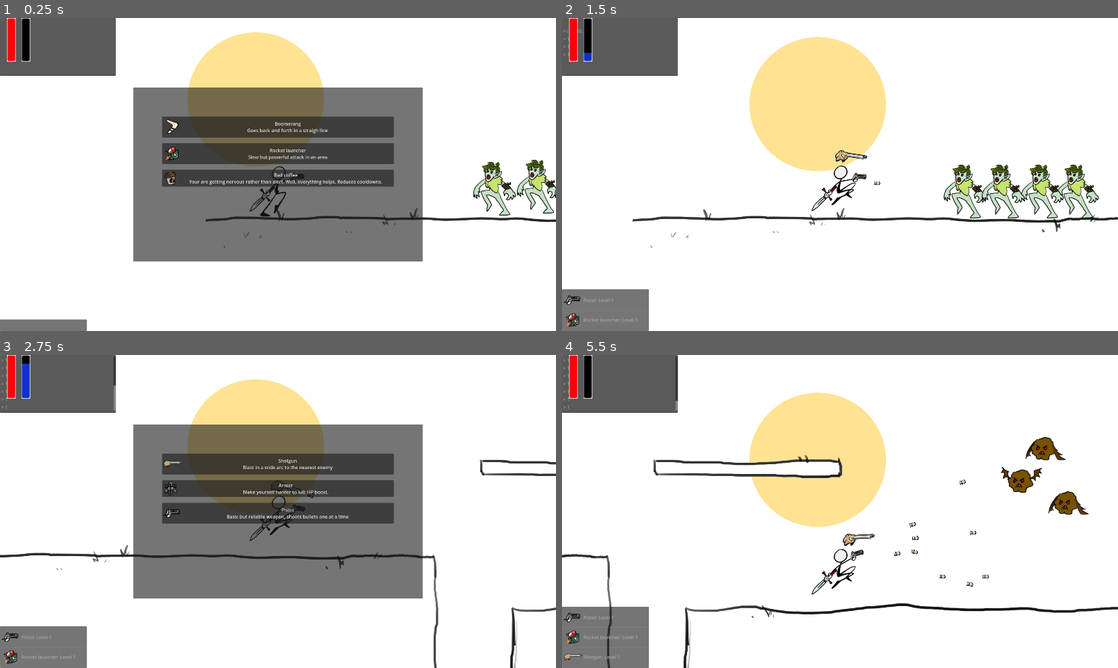
Above: before the commit, frames 1-4 (two rows, left to right).
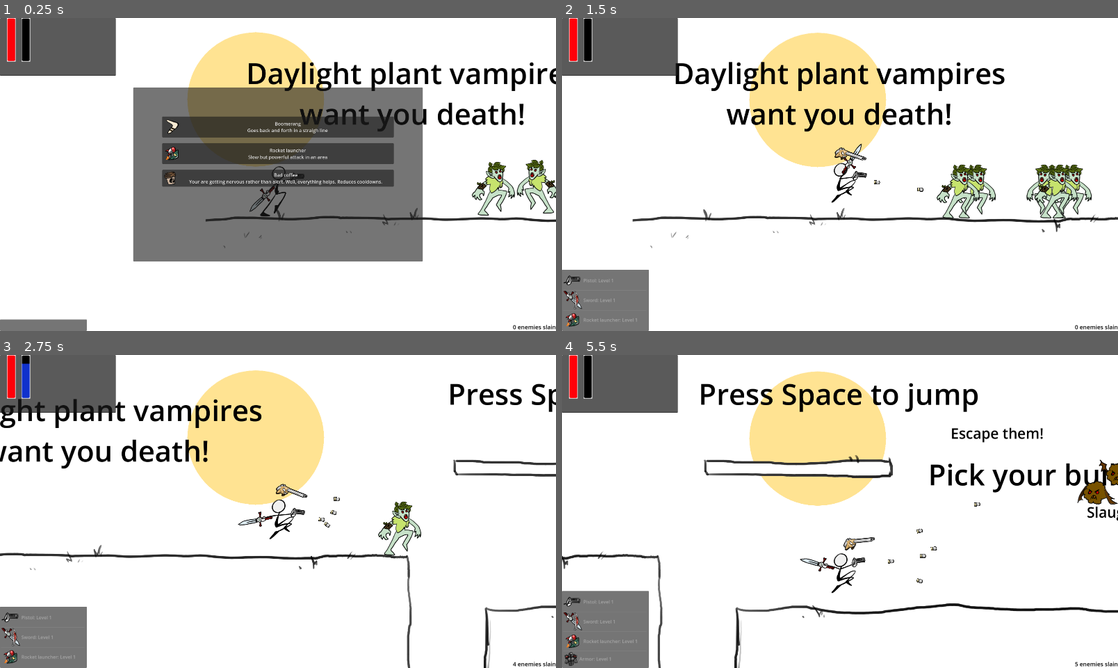
Above: after the commit, the same moments.

Repository: ricargoes/green-dusk
Game: Godot game, scene res://scenes/game.tscn
The game is run twice, just before and just after one commit, with the same random seed, the same clock (stepped at 60 frames per second) and the same inputs. The engine's default icon, where the game draws it, is replaced by a stand-in: a white triangle on a blue panel in a dark square.
Inputs (mouse positions are in pixels of both pictures, inside the frame that each line leads up to):
- Up to frame 1 (0.25 s): no input
- Up to frame 2 (1.5 s): click "Rocket launcher Slow but powe…" at 0.5 s; tap Space (jump) at 1.25 s; hold Space (jump) from 1.28 s (still down)
- Up to frame 3 (2.75 s): release Space (jump) at 2.03 s; tap Space (jump) at 2.1, 2.27, 2.57 s
- Up to frame 4 (5.5 s): click (840, 464) at 2.75 s, where only the run before the commit has a clickable "Shotgun Blast in a wide arc t…"; click (840, 489) at 3.5 s, where only the run after the commit has a clickable "Armor Make yourself harder to…"; tap Space (jump) at 4.25, 5.1, 5.27 s; hold Space (jump) 4.28-5.03 s

The runs differ from the first frame. In frame 1, 3.3% of the frame differs, in the area x 44-100%, y 14-100%; in frame 2, 8.1%; in frame 3, 34%, in the area x 0-100%, y 0-100%; in frame 4, 12%.

Commit message:
sword weapon included and PlayerSight limit

Diff:
--- a/scenes/bullet.gd
+++ b/scenes/bullet.gd
@@ -26,8 +26,6 @@
 	rotation = orientation
 	time_left = bullet_lifetime
 
-	OnScreenTerminal.log(time_left)
-
 func _process(delta: float) -> void:
 	var collision = move_and_collide(velocity*delta)
 	if collision:
--- /dev/null
+++ b/scenes/enemies/basic_enemy.gd
@@ -0,0 +1,13 @@
+extends Enemy
+
+@export
+var speed: int = 200
+
+func _on_reasses_dir_cooldown_timeout() -> void:
+	randomize()
+	var dir = (randi() % 2 - 0.5)*2
+	velocity.x = speed*dir
+	$Sprite2D.scale.x = 1 if dir < 0 else -1
+
+func _custom_entry_behaviour():
+	_on_reasses_dir_cooldown_timeout()
--- a/scenes/enemies/basic_enemy.tscn
+++ b/scenes/enemies/basic_enemy.tscn
@@ -1,7 +1,8 @@
-[gd_scene load_steps=6 format=3 uid="uid://cv5x51jwgqxsq"]
+[gd_scene load_steps=7 format=3 uid="uid://cv5x51jwgqxsq"]
 
 [ext_resource type="PackedScene" uid="uid://csfarad5ilhw6" path="res://scenes/enemies/enermy.tscn" id="1_8tfco"]
 [ext_resource type="Texture2D" uid="uid://booq2ffceqwgc" path="res://resources/sprites/enemies/baseEnemy1.png" id="2_2smkd"]
+[ext_resource type="Script" path="res://scenes/enemies/basic_enemy.gd" id="2_cxugm"]
 [ext_resource type="Texture2D" uid="uid://cfyok2k0wo6r7" path="res://resources/sprites/enemies/baseEnemy2.png" id="3_cuomi"]
 
 [sub_resource type="SpriteFrames" id="SpriteFrames_wio7a"]
@@ -22,6 +23,8 @@
 size = Vector2(131, 186)
 
 [node name="BasicEnemy" instance=ExtResource("1_8tfco")]
+script = ExtResource("2_cxugm")
+speed = 200
 
 [node name="Sprite2D" parent="." index="0"]
 sprite_frames = SubResource("SpriteFrames_wio7a")
@@ -30,3 +33,10 @@
 [node name="CollisionShape2D" parent="." index="1"]
 position = Vector2(-1.5, 0)
 shape = SubResource("RectangleShape2D_tj310")
+
+[node name="ReassesDirCooldown" type="Timer" parent="." index="3"]
+wait_time = 0.5
+one_shot = true
+autostart = true
+
+[connection signal="timeout" from="ReassesDirCooldown" to="." method="_on_reasses_dir_cooldown_timeout"]
--- a/scenes/enemies/enermy.gd
+++ b/scenes/enemies/enermy.gd
@@ -7,7 +7,7 @@
 @export
 var max_life_points: float = 20.0
 @export
-var contact_dps: float = 50.0
+var contact_dps: float = 5.0
 
 var dead: bool = true
 
@@ -22,6 +22,10 @@
 func _enter_tree():
 	life_points = max_life_points
 	dead = false
+	_custom_entry_behaviour()
+
+func _custom_entry_behaviour():
+	pass
 
 func _process(delta: float) -> void:
 	if not is_on_floor():
@@ -33,7 +37,7 @@
 
 func fall_check():
 	if global_position.y > GameConstants.DEATH_GLOBAL_Y_POSITION:
-		die()
+		shelf()
 
 func contact_attack(delta: float):
 	for body in $ContactDamageArea.get_overlapping_bodies():
@@ -49,5 +53,8 @@
 
 func die():
 	defeated.emit(self)
+	shelf()
+
+func shelf():
 	dead = true
 	PoolManager.shelf_instance(self)
--- a/scenes/enemies/flying_enemy.gd
+++ b/scenes/enemies/flying_enemy.gd
@@ -7,7 +7,7 @@
 @export
 var wander_speed := Vector2(-300, 200)
 @export
-var attack_speed: float = 300
+var attack_speed: float = 600
 @export
 var attack_range: int = 500
 
@@ -16,6 +16,7 @@
 	var distance_to_hero = hero.global_position - global_position
 	if distance_to_hero.length() < attack_range:
 		velocity = distance_to_hero.normalized()* attack_speed
+		$Sprite2D.scale.x = 1 if velocity.x < 0 else -1
 	else:
 		wander_speed.y *= -1 if (global_position.y < wander_upper_limit and wander_speed.y < 0) or (global_position.y > wander_lower_limit and wander_speed.y > 0)  else 1
 		velocity = wander_speed
--- a/scenes/enemies/flying_enemy.tscn
+++ b/scenes/enemies/flying_enemy.tscn
@@ -28,8 +28,9 @@
 wander_upper_limit = 200.0
 wander_lower_limit = 500.0
 wander_speed = Vector2(-300, 200)
-attack_speed = 300.0
+attack_speed = 600.0
 attack_range = 500
+resource_type = 2
 
 [node name="Sprite2D" parent="." index="0"]
 self_modulate = Color(1, 0.541176, 0, 1)
--- a/scenes/game.gd
+++ b/scenes/game.gd
@@ -4,6 +4,7 @@
 var run_time: float = 300.0
 
 const ANIMATION_BASE_RUNTIME: float = 300.0
+const TERRAIN_CHUNK_LENGTH: int = 6*1920
 const TERRAINS_SCENES = [
 	preload("res://scenes/terrain/terrain_chunk_1.tscn"),
 	preload("res://scenes/terrain/terrain_chunk_2.tscn"),
@@ -17,17 +18,19 @@
 func _process(_delta: float) -> void:
 	if $Hero.position > last_terrain_position:
 		var terrain = TERRAINS_SCENES[randi() % TERRAINS_SCENES.size()].instantiate()
-		last_terrain_position += Vector2(6*1920, 0)
+		last_terrain_position += Vector2(TERRAIN_CHUNK_LENGTH, 0)
 		terrain.position = last_terrain_position
 		$Terrain.add_child(terrain)
-		OnScreenTerminal.log(last_terrain_position)
+		for terrain_chunk: Node2D in $Terrain.get_children():
+			if $Hero.position.x - terrain_chunk.position.x >  2*TERRAIN_CHUNK_LENGTH:
+				terrain_chunk.queue_free()
 
-
-func spawn_bullet(starting_position: Vector2, orientation: float, is_player: bool):
+func spawn_bullet(starting_position: Vector2, orientation: float, is_player: bool, lifetime: float = 1):
 	var bullet = PoolManager.get_instance(PoolManager.PoolResource.BULLET)
 	bullet.global_position = starting_position
 	bullet.orientation = orientation
 	bullet.is_player = is_player
+	bullet.bullet_lifetime = lifetime
 	$Bullets.add_child(bullet)
 
 func win() -> void:
--- a/scenes/game.tscn
+++ b/scenes/game.tscn
@@ -69,7 +69,62 @@
 
 [node name="Game" type="Node2D"]
 script = ExtResource("1_17qkh")
-run_time = 30.0
+
+[node name="Lore" type="Label" parent="."]
+offset_left = -251.0
+offset_top = 121.0
+offset_right = 1680.0
+offset_bottom = 398.0
+theme_override_colors/font_color = Color(0, 0, 0, 1)
+theme_override_font_sizes/font_size = 100
+text = "Daylight plant vampires
+want you death!"
+horizontal_alignment = 1
+
+[node name="Tutorial" type="Label" parent="."]
+offset_left = 1928.0
+offset_top = 65.0
+offset_right = 3859.0
+offset_bottom = 202.0
+theme_override_colors/font_color = Color(0, 0, 0, 1)
+theme_override_font_sizes/font_size = 100
+text = "Press Space to jump"
+
+[node name="Cheer1" type="Label" parent="."]
+offset_left = 2799.0
+offset_top = 235.0
+offset_right = 4730.0
+offset_bottom = 372.0
+theme_override_colors/font_color = Color(0, 0, 0, 1)
+theme_override_font_sizes/font_size = 50
+text = "Escape them!"
+
+[node name="Tutorial2" type="Label" parent="."]
+offset_left = 2721.0
+offset_top = 343.0
+offset_right = 4652.0
+offset_bottom = 480.0
+theme_override_colors/font_color = Color(0, 0, 0, 1)
+theme_override_font_sizes/font_size = 100
+text = "Pick your build carefully"
+
+[node name="Cheer2" type="Label" parent="."]
+offset_left = 3269.0
+offset_top = 507.0
+offset_right = 5200.0
+offset_bottom = 644.0
+theme_override_colors/font_color = Color(0, 0, 0, 1)
+theme_override_font_sizes/font_size = 50
+text = "Slaughter them!"
+
+[node name="Tutorial3" type="Label" parent="."]
+offset_left = 4404.0
+offset_top = 127.0
+offset_right = 6335.0
+offset_bottom = 264.0
+theme_override_colors/font_color = Color(0, 0, 0, 1)
+theme_override_font_sizes/font_size = 100
+text = "And survive till dusk.."
 
 [node name="Terrain" type="Node2D" parent="."]
 
--- a/scenes/global/game_library.gd
+++ b/scenes/global/game_library.gd
@@ -12,9 +12,9 @@
 		'icon': preload("res://resources/ui/icons/pistol.png"),
 		'scene': preload("res://scenes/powerups/pistol.tscn")
 	},
-	'Sword and shield': {
+	'Sword': {
 		'type': PowerUpType.Weapon,
-		'description': 'Slash nearby enermies while an orbiting shield protects you',
+		'description': 'Slash nearby enermies with a mighty sword.',
 		'icon': preload("res://resources/ui/icons/sword.png"),
 		'scene': preload("res://scenes/powerups/boomerang.tscn")
 	},
@@ -52,7 +52,7 @@
 		'type': PowerUpType.Passive,
 		'description': 'Make yourself harder to kill: HP boost.',
 		'icon': preload("res://resources/ui/icons/armour.png"),
-		'levels': {1: 20, 2: 20, 3: 30, 4: 30, 5: 50}
+		'levels': {1: 20, 2: 40, 3: 70, 4: 100, 5: 150}
 	},
 	"Invisibility cloak": {
 		'type': PowerUpType.Passive,
@@ -64,7 +64,7 @@
 		'type': PowerUpType.Passive,
 		'description': 'Your are getting nervous rather than alert. Well, everything helps. Reduces cooldowns.',
 		'icon': preload("res://resources/ui/icons/badCoffee.png"),
-		'levels': {1: 10, 2: 30, 3: 60, 4: 100, 5: 150}
+		'levels': {1: 110, 2: 130, 3: 160, 4: 200, 5: 250}
 	},
 	'Dark Necrogrimoire': {
 		'type': PowerUpType.Passive,
--- a/scenes/hero.gd
+++ b/scenes/hero.gd
@@ -21,7 +21,7 @@
 var level: int = 0
 var xp: int = 0
 var xp_threshold: int = 100
-var powerups = { "Pistol": 1 }
+var powerups = { "Pistol": 1, "Sword": 1 }
 var enemies_slain: int = 0
 
 var jump_impulse_time: float = 0.0
@@ -124,3 +124,7 @@
 func on_enermy_defeated(enermy: Enemy) -> void:
 	get_xp(enermy.xp_value)
 	enemies_slain += 1
+	$UI.update_deathcount(enemies_slain)
+
+func get_enemies_on_sight() -> Array:
+	return $PlayerSight.get_overlapping_bodies()
--- a/scenes/hero.tscn
+++ b/scenes/hero.tscn
@@ -11,7 +11,7 @@
 [ext_resource type="Texture2D" uid="uid://ciownt0dopb4i" path="res://resources/sprites/pj/pjRunningLegs1.png" id="6_ejbq7"]
 [ext_resource type="Texture2D" uid="uid://ced1gvm3ejp8b" path="res://resources/sprites/pj/pjRunningLegs2.png" id="7_34yky"]
 [ext_resource type="PackedScene" uid="uid://cdxbhwtpcrqwx" path="res://scenes/level_up_screen.tscn" id="7_y4fjo"]
-[ext_resource type="Texture2D" uid="uid://e7iq4rrlcxb8" path="res://resources/sprites/pj/pjArmSword.png" id="8_8jdhp"]
+[ext_resource type="PackedScene" uid="uid://be7qt3ldbvjxr" path="res://scenes/powerups/sword.tscn" id="9_hr181"]
 [ext_resource type="PackedScene" uid="uid://c8qbjfx63idyx" path="res://scenes/powerups/pistol.tscn" id="9_jqixl"]
 [ext_resource type="Texture2D" uid="uid://bdexcucrlyfrt" path="res://resources/ui/full_life_bar.png" id="13_axndc"]
 [ext_resource type="Texture2D" uid="uid://cuxvaqlgqpm2c" path="res://resources/ui/full_xp_bar.png" id="14_glpkk"]
@@ -58,13 +58,17 @@
 "speed": 5.0
 }]
 
-[sub_resource type="RectangleShape2D" id="RectangleShape2D_8yq1y"]
-size = Vector2(76, 168)
+[sub_resource type="CapsuleShape2D" id="CapsuleShape2D_itkei"]
+radius = 24.0
+height = 172.0
 
 [sub_resource type="RectangleShape2D" id="RectangleShape2D_lk7si"]
 size = Vector2(53, 137)
 
 [sub_resource type="StyleBoxEmpty" id="StyleBoxEmpty_er8d3"]
+
+[sub_resource type="RectangleShape2D" id="RectangleShape2D_33dn5"]
+size = Vector2(1800, 1000)
 
 [node name="Hero" type="CharacterBody2D" groups=["hero"]]
 collision_mask = 4
@@ -83,13 +87,13 @@
 animation = &"run"
 autoplay = "run"
 
-[node name="SwordArm" type="Sprite2D" parent="."]
-texture = ExtResource("8_8jdhp")
-
 [node name="Pistol" parent="." instance=ExtResource("9_jqixl")]
 
+[node name="Sword" parent="." instance=ExtResource("9_hr181")]
+
 [node name="RunningShape" type="CollisionShape2D" parent="."]
-shape = SubResource("RectangleShape2D_8yq1y")
+position = Vector2(0, 7)
+shape = SubResource("CapsuleShape2D_itkei")
 
 [node name="JumpingShape" type="CollisionShape2D" parent="."]
 visible = false
@@ -159,3 +163,25 @@
 grow_vertical = 0
 auto_height = true
 script = ExtResource("15_1qfb5")
+
+[node name="DeathCount" type="Label" parent="UI"]
+unique_name_in_owner = true
+anchors_preset = 3
+anchor_left = 1.0
+anchor_top = 1.0
+anchor_right = 1.0
+anchor_bottom = 1.0
+offset_left = -40.0
+offset_top = -23.0
+grow_horizontal = 0
+grow_vertical = 0
+theme_override_colors/font_color = Color(0, 0, 0, 1)
+theme_override_font_sizes/font_size = 20
+text = "0 enemies slain"
+
+[node name="PlayerSight" type="Area2D" parent="."]
+collision_layer = 0
+collision_mask = 2
+
+[node name="CollisionShape2D" type="CollisionShape2D" parent="PlayerSight"]
+shape = SubResource("RectangleShape2D_33dn5")
--- a/scenes/pistol.gd
+++ b/scenes/pistol.gd
@@ -1,9 +1,11 @@
 extends Node2D
+
+const PISTOL_RANGE = 1000
 
 @export
 var shooting_cooldown: float = 0.3
 @export
-var arm_rotation_speed: float = 4*PI
+var arm_rotation_speed: float = PI
 
 var target: Enemy = null
 
@@ -11,11 +13,11 @@
 	$ShootingCooldown.wait_time = shooting_cooldown
 
 func _process(delta: float) -> void:
-	if target == null or target.dead:
+	if target == null or target.dead or target.global_position.distance_to(target.global_position) > PISTOL_RANGE:
 		select_target()
 
 	var target_orientation = global_position.angle_to_point(target.global_position) if target != null else 0.0
-	aim_to(target_orientation, delta)
+	rotation = rotate_toward(rotation, target_orientation, arm_rotation_speed*delta)
 
 
 func shoot():
@@ -27,18 +29,13 @@
 	match level:
 		1:
 			shooting_cooldown = 0.3
-			arm_rotation_speed = 4*PI
+			arm_rotation_speed = PI
 
 func cooldown_boost(boost: float):
 	$ShootingCooldown.wait_time = shooting_cooldown/boost
 
 func select_target():
 	target = null
-	var pistol_range = 1000
-	for enemy: Node2D in get_tree().get_nodes_in_group("enemies"):
-		if (enemy.global_position - global_position).length() < pistol_range:
-			target = enemy
-
-func aim_to(target_orientation: float, delta: float):
-	var rotation_strength = fmod(target_orientation-rotation, PI)/PI
-	rotation += rotation_strength*arm_rotation_speed*delta
+	var hero: Node2D = get_tree().get_first_node_in_group("hero")
+	var enemies: Array = hero.get_enemies_on_sight()
+	target = null if enemies.is_empty() else enemies[randi() % enemies.size()]
--- a/scenes/powerups/antiair_bird.gd
+++ b/scenes/powerups/antiair_bird.gd
@@ -14,12 +14,14 @@
 
 func _process(delta: float) -> void:
 	if target == null or target.dead:
-		var min_distance = 1200
+		var min_distance = null
 		var hero: Node2D = get_tree().get_first_node_in_group("hero")
-		for enemy: Enemy in get_tree().get_nodes_in_group("airborne"):
-			var distance_to_hero = (enemy.global_position - hero.global_position).length()
-			if distance_to_hero < min_distance:
-				min_distance = distance_to_hero
+		for enemy: Enemy in hero.get_enemies_on_sight():
+			if not enemy.is_in_group("airborne"):
+				continue
+			var distance_squared_to_hero = hero.global_position.distance_squared_to(enemy.global_position)
+			if min_distance != null and distance_squared_to_hero < min_distance:
+				min_distance = distance_squared_to_hero
 				target = enemy
 		if target != null and not target.dead:
 			$Cooldown.start()
--- a/scenes/powerups/shotgun.gd
+++ b/scenes/powerups/shotgun.gd
@@ -1,7 +1,7 @@
 extends Sprite2D
 
 @export
-var rotation_speed = 2*PI
+var rotation_speed = PI
 @export
 var cooldown_time: float = 0.5
 
@@ -12,29 +12,28 @@
 
 func shoot():
 	var game = get_tree().current_scene
-	game.spawn_bullet(global_position + Vector2.from_angle(rotation)*120, rotation-PI/12, true)
-	game.spawn_bullet(global_position + Vector2.from_angle(rotation)*120, rotation, true)
-	game.spawn_bullet(global_position + Vector2.from_angle(rotation)*120, rotation+PI/12, true)
+	game.spawn_bullet(global_position + Vector2.from_angle(rotation)*120, rotation-PI/12, true, 0.5)
+	game.spawn_bullet(global_position + Vector2.from_angle(rotation)*120, rotation, true, 0.5)
+	game.spawn_bullet(global_position + Vector2.from_angle(rotation)*120, rotation+PI/12, true, 0.5)
 
 func _process(delta: float) -> void:
 	var target = select_target()
 	if target == null:
 		rotation = 0
 	else:
-		aim_to(target.global_position, delta)
+		rotation = rotate_toward(rotation, global_position.angle_to_point(target.global_position), rotation_speed*delta)
 
 func select_target() -> Node2D:
 	var target = null
-	var current_min_distance = 10000
-	for enemy: Node2D in get_tree().get_nodes_in_group("enemies"):
-		if (enemy.global_position - global_position).length() < current_min_distance:
+	var min_distance = null
+	var hero: Node2D = get_tree().get_first_node_in_group("hero")
+	for enemy: Enemy in hero.get_enemies_on_sight():
+		var distances_square_to_enemy = global_position.distance_squared_to(enemy.global_position)
+		if min_distance == null or distances_square_to_enemy < min_distance:
+			min_distance = distances_square_to_enemy
 			target = enemy
 	return target
 
-func aim_to(location: Vector2, delta: float):
-	var target_orientation = global_position.angle_to_point(location)
-	var rotation_strength = fmod(target_orientation-rotation, PI)/PI
-	rotation += rotation_strength*rotation_speed*delta
 
 func cooldown_boost(boost: float):
 	$Cooldown.wait_time = cooldown_time/boost
@@ -43,5 +42,5 @@
 	level = new_level
 	match level:
 		1:
-			rotation_speed = 2*PI
+			rotation_speed = PI
 			cooldown_time = 0.5
--- /dev/null
+++ b/scenes/powerups/sword.tscn
@@ -0,0 +1,26 @@
+[gd_scene load_steps=4 format=3 uid="uid://be7qt3ldbvjxr"]
+
+[ext_resource type="Script" path="res://scenes/sword.gd" id="1_uq48t"]
+[ext_resource type="Texture2D" uid="uid://e7iq4rrlcxb8" path="res://resources/sprites/pj/pjArmSword.png" id="2_do8tw"]
+
+[sub_resource type="RectangleShape2D" id="RectangleShape2D_ngm5w"]
+size = Vector2(17.8891, 103.853)
+
+[node name="Sword" type="Node2D" groups=["weapon"]]
+position = Vector2(0, -27)
+script = ExtResource("1_uq48t")
+
+[node name="SwordArm" type="Sprite2D" parent="."]
+texture = ExtResource("2_do8tw")
+offset = Vector2(0, 27)
+
+[node name="SwordEdge" type="Area2D" parent="."]
+collision_layer = 0
+collision_mask = 2
+
+[node name="CollisionShape2D" type="CollisionShape2D" parent="SwordEdge"]
+position = Vector2(-61.2437, 64.1631)
+rotation = 0.858702
+shape = SubResource("RectangleShape2D_ngm5w")
+
+[connection signal="body_entered" from="SwordEdge" to="." method="_on_sword_edge_body_entered"]
--- /dev/null
+++ b/scenes/sword.gd
@@ -0,0 +1,24 @@
+extends Node2D
+
+@export
+var hit_damage: int = 12
+@export
+var swing_speed: float = PI
+
+var swing_speed_boost: float = 1
+
+func _process(delta: float) -> void:
+	rotate(swing_speed*swing_speed_boost*delta)
+
+func cooldown_boost(boost: float):
+	swing_speed_boost = boost
+
+
+func _on_sword_edge_body_entered(enemy: Enemy) -> void:
+	enemy.hurt(hit_damage)
+
+func set_level(new_level: int):
+	match new_level:
+		1:
+			swing_speed = PI
+			hit_damage = 4
--- a/scenes/terrain/terrain_chunk_2.tscn
+++ b/scenes/terrain/terrain_chunk_2.tscn
@@ -19,6 +19,7 @@
 
 [node name="FlyingEnemy" parent="Enemies" index="0" instance=ExtResource("3_2fiq6")]
 position = Vector2(2172, 309)
+attack_speed = 600.0
 
 [node name="Spawner" parent="Enemies" index="1" node_paths=PackedStringArray("destination", "activator") instance=ExtResource("4_if8s2")]
 position = Vector2(2637, 512)
--- /dev/null
+++ b/scenes/terrain/terrain_chunk_3.tscn
@@ -0,0 +1,46 @@
+[gd_scene load_steps=7 format=3 uid="uid://ble53r5wbcn2e"]
+
+[ext_resource type="PackedScene" uid="uid://ccld1bpjx1tau" path="res://scenes/terrain/terrain_chunk_base.tscn" id="1_y8wmj"]
+[ext_resource type="Texture2D" uid="uid://bblbfii3h2u6y" path="res://resources/sprites/Environment/Floor/chunk3Floor.png" id="2_6kbyr"]
+
+[sub_resource type="RectangleShape2D" id="RectangleShape2D_dnyoe"]
+size = Vector2(685, 51)
+
+[sub_resource type="RectangleShape2D" id="RectangleShape2D_106xf"]
+size = Vector2(1438, 137)
+
+[sub_resource type="RectangleShape2D" id="RectangleShape2D_8g4uc"]
+size = Vector2(964, 198)
+
+[sub_resource type="RectangleShape2D" id="RectangleShape2D_j43cn"]
+size = Vector2(1174, 373)
+
+[node name="TerrainChunkBase" instance=ExtResource("1_y8wmj")]
+
+[node name="Sprite2D" parent="." index="0"]
+texture = ExtResource("2_6kbyr")
+
+[node name="CollisionPolygon2D" type="CollisionPolygon2D" parent="Hitboxes" index="0"]
+polygon = PackedVector2Array(-3, 701, -3, 1078, 3602, 1076, 3564, 939, 3593, 751, 3633, 731, 3640, 697, 3290, 688, 2684, 605, 2612, 564, 2394, 564, 2306, 544, 2205, 679, 2013, 747, 1837, 817, 1758, 858, 1681, 870, 1126, 868, 1008, 840, 895, 734, 848, 545, 733, 552, 602, 612, 341, 674, 152, 700)
+
+[node name="CollisionShape2D" type="CollisionShape2D" parent="Hitboxes" index="1"]
+position = Vector2(1572.5, 394.5)
+shape = SubResource("RectangleShape2D_dnyoe")
+
+[node name="CollisionShape2D2" type="CollisionShape2D" parent="Hitboxes" index="2"]
+position = Vector2(4720, 622.5)
+shape = SubResource("RectangleShape2D_106xf")
+
+[node name="CollisionShape2D3" type="CollisionShape2D" parent="Hitboxes" index="3"]
+position = Vector2(6425, 978)
+shape = SubResource("RectangleShape2D_8g4uc")
+
+[node name="CollisionShape2D4" type="CollisionShape2D" parent="Hitboxes" index="4"]
+position = Vector2(7938, 890.5)
+shape = SubResource("RectangleShape2D_j43cn")
+
+[node name="CollisionPolygon2D2" type="CollisionPolygon2D" parent="Hitboxes" index="5"]
+polygon = PackedVector2Array(8668, 880, 8668, 1080, 11516, 1081, 11519, 706, 11037, 713, 10832, 656, 10419, 646, 10206, 711, 10041, 725, 9625, 874, 9176, 871, 9007, 886)
+
+[node name="CollisionPolygon2D3" type="CollisionPolygon2D" parent="Hitboxes" index="6"]
+polygon = PackedVector2Array(8617, 373, 8934, 371, 9293, 381, 9619, 419, 9777, 423, 9769, 476, 9228, 428, 8618, 418)
--- a/scenes/ui.gd
+++ b/scenes/ui.gd
@@ -8,3 +8,6 @@
 func sync_xp(actual_value: float, max_value: int):
 	%XPBar.max_value = max_value
 	%XPBar.value = actual_value
+
+func update_deathcount(death_count: int):
+	%DeathCount.text = str(death_count) + " enemies slain"
Not shown: 1 places in scenes/hero.tscn that only renumber resources
